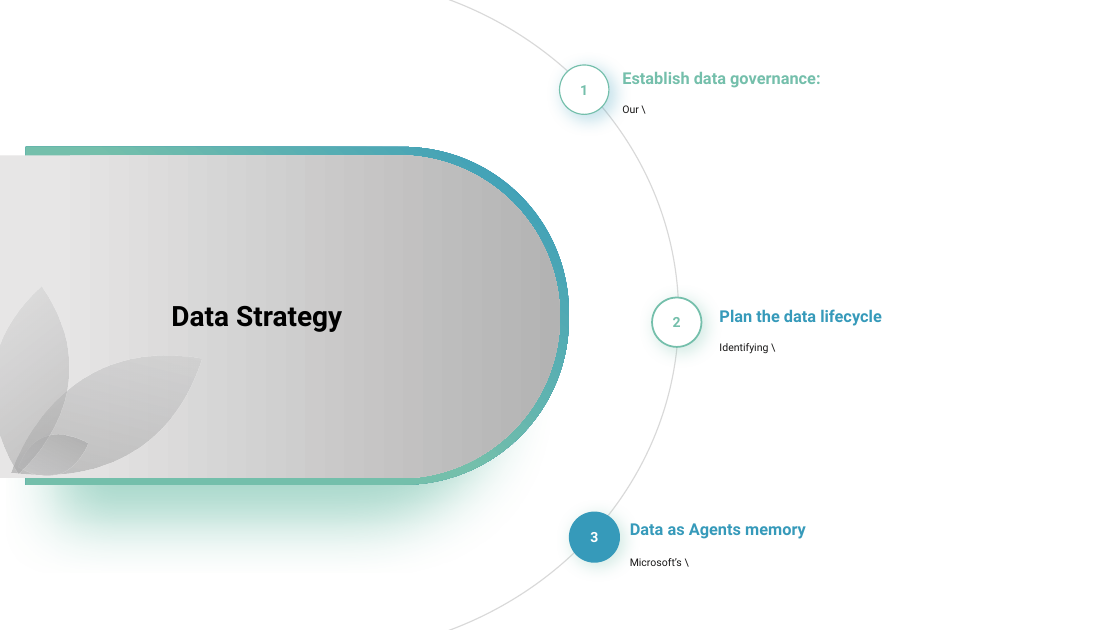
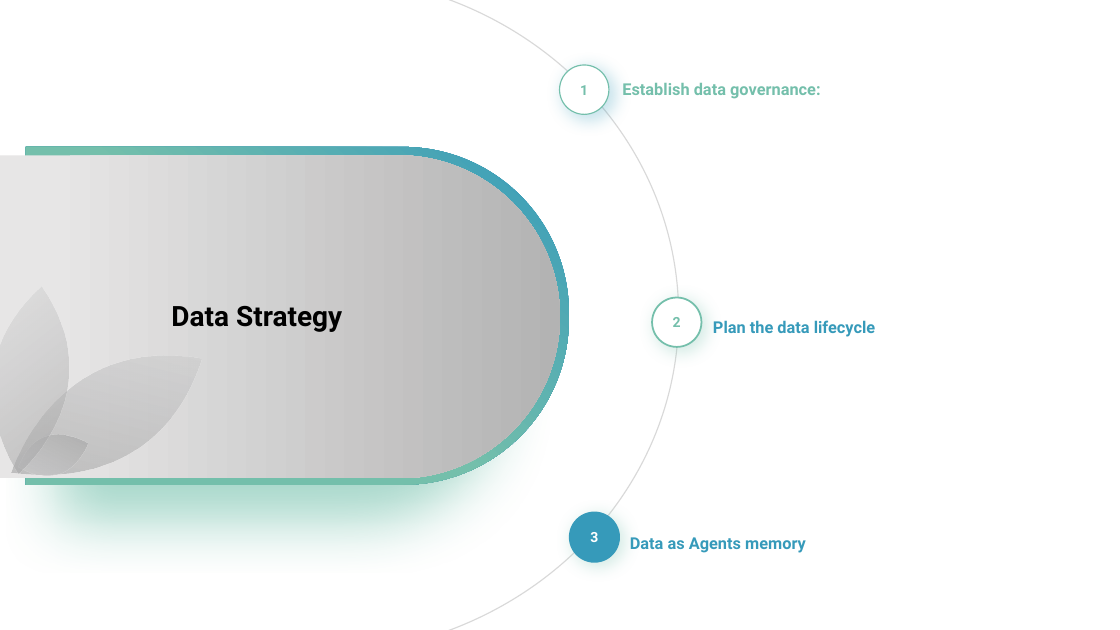
Before and after one commit to hzmarrou/AI-strategy-workshop, a slide deck: slide 22 of AIStrategyAzure-GU.pptx (slide 20 before the commit). Drawn at 1120x630 pixels with LibreOffice and Linux fonts; fonts in the diff are those of the drawing. Boxes give left, top, right and bottom in pixels: in the first picture for what was removed or moved away, otherwise in the second. Text is boxed around its words. In the diff, an @@ line names an element or a change of style, - is before the commit and + after.

```diff
--- a/AIStrategyAzure-GU.pptx
+++ b/AIStrategyAzure-GU.pptx
@@ text "Establish data governance:" moved from (x1=622, y1=72, x2=821, y2=88) to (x1=622, y1=83, x2=821, y2=99) @@
@@ text removed at (x1=622, y1=105, x2=639, y2=113) @@
-Our \
@@ text "Plan the data lifecycle" moved from (x1=719, y1=309, x2=882, y2=326) to (x1=713, y1=320, x2=876, y2=337) @@
@@ text removed at (x1=719, y1=343, x2=768, y2=354) @@
-Identifying \
@@ text "Data as Agents memory" moved from (x1=630, y1=523, x2=806, y2=539) to (x1=630, y1=537, x2=806, y2=553) @@
@@ text removed at (x1=630, y1=558, x2=682, y2=566) @@
-Microsoft’s \
```
Also in this commit, not shown: 11 other slides changed, 5 slides added, 1 other file.
